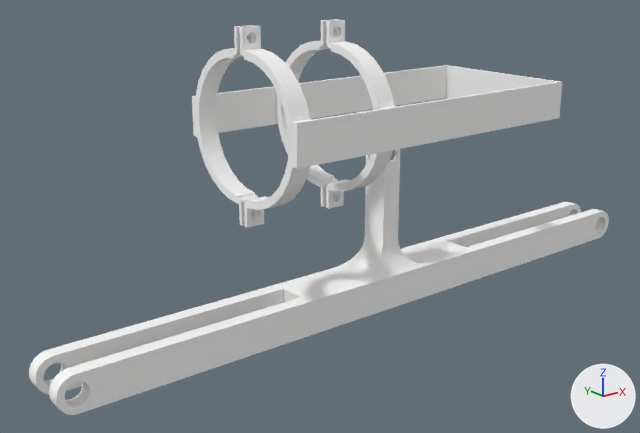
Two versions of the glTF model CAD Projects/Flashlight Drone Propeller Bracket Segmented.glb, one commit apart.
The view is the same before and after, from a 50 mm camera at (-8.0, -19.1, -2.8) aimed at (6.6, -0.8, -10.1). Lighting does not change. The marker at lower right points along +X, +Y and +Z. The older version comes first. Where no turn or scale is listed for an object, it has been applied to the vertices. Vertices at exactly the same position are counted once.

Names of what the first picture shows: 'Flashlight Drone Propeller Bracket Segmented'.
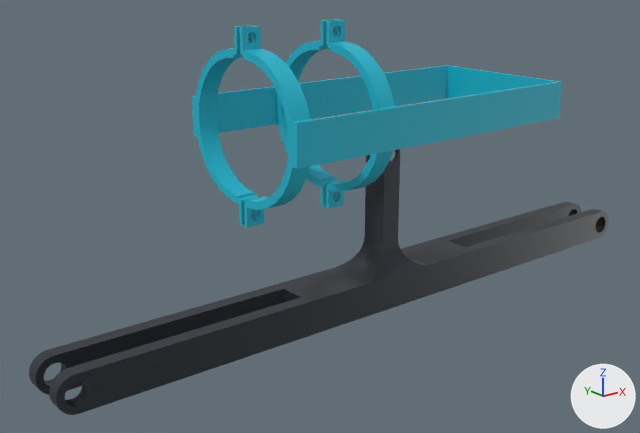
The newer file is also turned or shifted as a whole; pictures and numbers use the older file's frame.

Edits to the scene script, one JSON object a line:
```json
{"op": "add", "block": "mat_abs__white___carbon", "code": ["mat_abs__white___carbon = principled_material('ABS_(White) (carbon)')", "mat_abs__white___carbon.base_color = (0.0242, 0.0296, 0.0395)  # dark grey #2b3038", "mat_abs__white___carbon.metallic = 0.1", "mat_abs__white___carbon.roughness = 0.42"]}
{"op": "add", "block": "mat_abs__white___pla_cyan", "code": ["mat_abs__white___pla_cyan = principled_material('ABS_(White) (pla_cyan)')", "mat_abs__white___pla_cyan.base_color = (0.007, 0.479, 0.631)  # cyan #14b8d0", "mat_abs__white___pla_cyan.roughness = 0.48"]}
{"block": "me_flashlight_drone_propeller_bracket_segmented", "where": "me_flashlight_drone_propeller_bracket_segmented.from_pydata(...)  # 3928 vertices, 7908 faces; spans x -1.6..19.4, y -4.3..0.0, z -13.1..-4.6"}
{"block": "me_flashlight_drone_propeller_bracket_segmented", "where": "# used by ob_flashlight_drone_propeller_bracket_segmented; location = (0.0, 0.0, 0.0)"}
{"block": "me_flashlight_drone_propeller_bracket_segmented", "change": "me_flashlight_drone_propeller_bracket_segmented part 1: 6868 of the faces centred in x 3.2..13.3, y -4.3..0.0, z -9.3..-4.6 switch from mat_abs__white (white #fbfbfa) to mat_abs__white___pla_cyan (cyan #14b8d0)"}
{"block": "me_flashlight_drone_propeller_bracket_segmented", "change": "me_flashlight_drone_propeller_bracket_segmented part 2: 1040 of the faces centred in x -1.6..19.4, y -1.6..0.0, z -13.1..-8.3 switch from mat_abs__white (white #fbfbfa) to mat_abs__white___carbon (dark grey #2b3038)"}
```

Boxes (x1, y1, x2, y2) around the edits, measured in the pictures (640 x 433 px):
```json
{"part": 1, "of": "me_flashlight_drone_propeller_bracket_segmented", "change": "recoloured", "before": [192, 19, 562, 228], "after": [192, 19, 562, 228], "on screen": "white to cyan"}
{"part": 2, "of": "me_flashlight_drone_propeller_bracket_segmented", "change": "recoloured", "before": [29, 149, 609, 415], "after": [29, 149, 609, 415], "on screen": "white to dark grey"}
```
